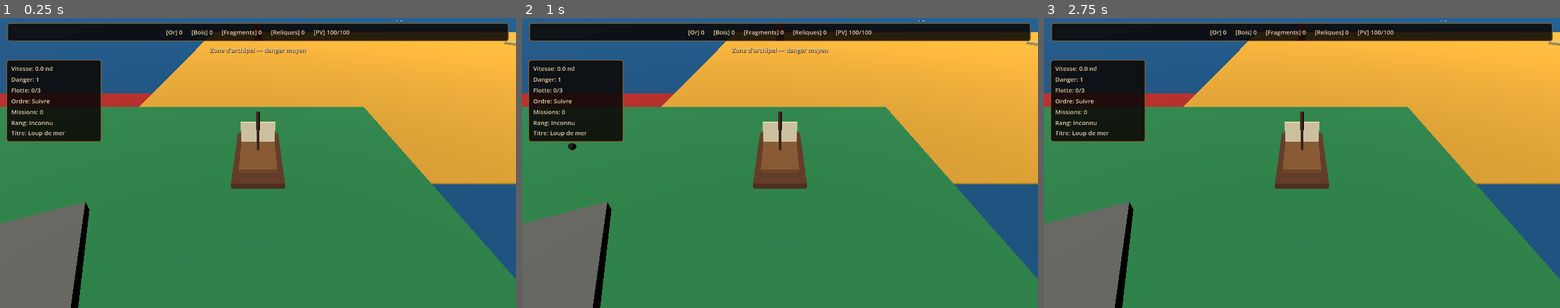
Above: before the commit, frames 1-3 (left to right).
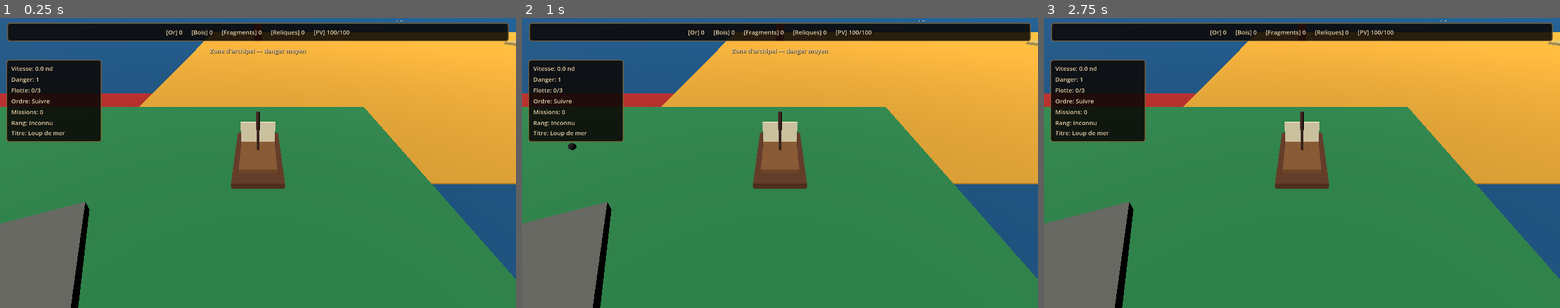
Above: after the commit, the same moments.

Repository: blou132/jeux-pirate
Game: Godot game, scene res://scenes/world/World.tscn
The game is run twice, just before and just after one commit, with the same random seed, the same clock (stepped at 60 frames per second) and the same inputs.
Inputs (mouse positions are in pixels of both pictures, inside the frame that each line leads up to):
- Up to frame 1 (0.25 s): no input
- Up to frame 2 (1 s): tap Enter at 0.5 s; move the mouse to (893, 148) at 0.52 s; hold D from 0.53 s (still down); tap R at 0.6 s; click (893, 148) at 0.67 s
- Up to frame 3 (2.75 s): release D at 1.25 s; tap Space at 1.25 s; drag from (1198, 177) to (1276, 221) at 1.27 s; tap Enter at 2 s; move the mouse to (1353, 99) at 2.02 s; hold D from 2.03 s (still down); hold Q from 2.03 s (still down)

The runs differ from the first frame. In frame 1, 0.2% of the frame differs, in the area x 40-60%, y 10-13%; in frame 2, 0.2%; in frame 3, nothing differs.

Commit message:
fix: separate zone notifications from compact HUD

Diff:
--- a/scenes/ui/HUD.tscn
+++ b/scenes/ui/HUD.tscn
@@ -320,8 +320,10 @@
 layout_mode = 1
 anchors_preset = 10
 anchor_right = 1.0
+offset_left = 280.0
 offset_top = 64.0
-offset_bottom = 94.0
+offset_right = -280.0
+offset_bottom = 98.0
 grow_horizontal = 2
 mouse_filter = 2
 
